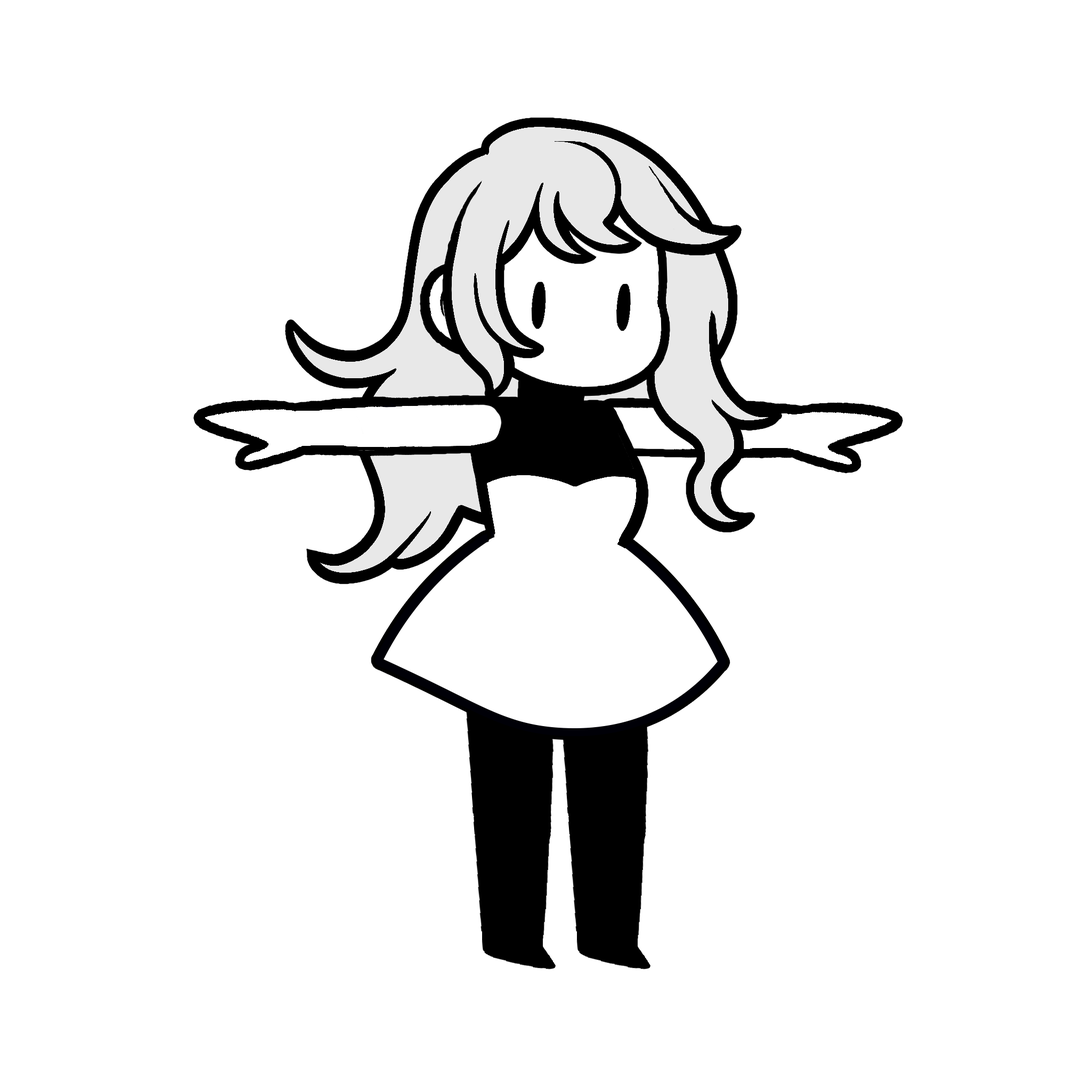
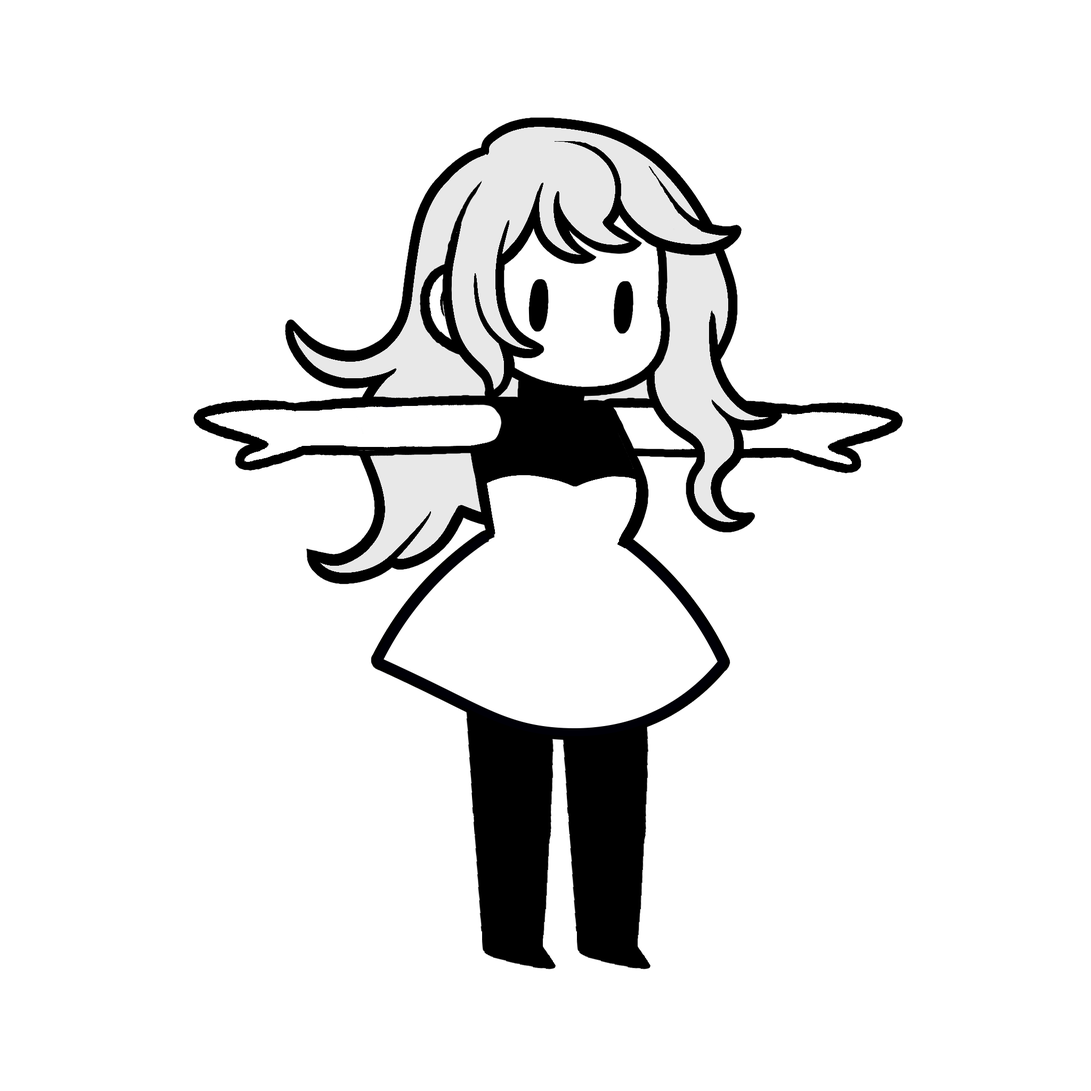
Revision of a layered 1091x1091 image; what changed, layer by layer:
painted on "Eyes" over (528, 279, 634, 335)
